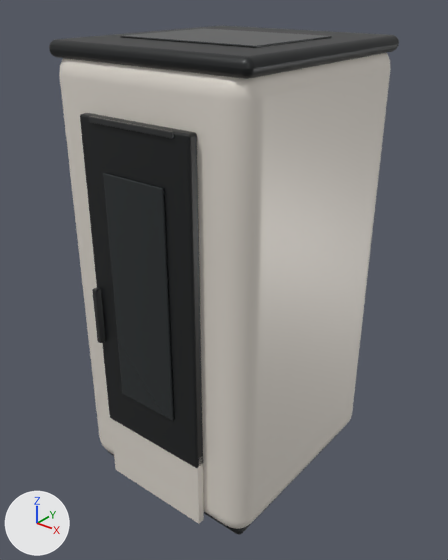
The glTF model STAIANO-3D/public/models/stoves/nordica-marina-idro-h13-avorio.glb: old version first, new version second.
Rendered twice from a camera (50 mm lens) standing at (0.924, -1.179, 1.27) and looking at (0.004, -0.029, 0.557). Every picture has the same lights, and +X, +Y and +Z are marked at lower left. The first picture is the older version. Where no turn or scale is listed for an object, it has been applied to the vertices. Vertices at exactly the same position are counted once.

Names of what the first picture shows: 'Bocchetta superiore', 'Coperchio superiore', 'Corpo arrotondato', 'Fessura aria', 'Pannello inferiore', 'Pannello porta', 'Vetro porta' and 2 more.
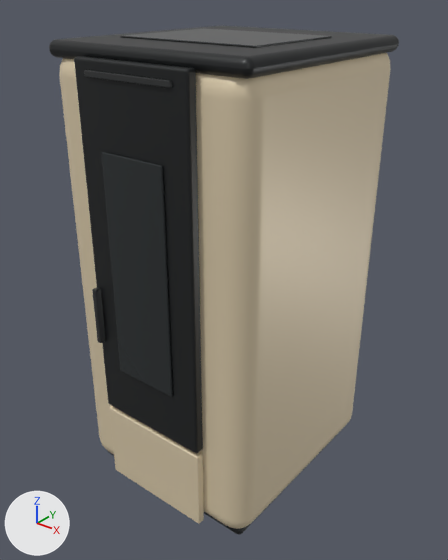
Where the change shows, as pixel boxes (x1, y1, x2, y2) in the pictures (448 x 560 px):
'Corpo arrotondato', recoloured (white to beige)
    both: (59, 53, 391, 529)
'Pannello porta', reshaped, moved (12% taller)
    before: (80, 113, 203, 468)
    after: (74, 56, 203, 453)
'Pannello inferiore', recoloured (white to beige)
    both: (110, 418, 204, 524)
'Fessura aria', moved
    before: (89, 116, 174, 139)
    after: (84, 70, 172, 88)

The change in detail:
Material 'Rivestimento nordica-dahiana-ad' (mat_rivestimento_nordica_dahiana_ad) changes colour from white #e7e1d7 to beige #e2d1b1; in linear values from (0.8, 0.75, 0.68) to (0.76, 0.64, 0.44).
me_cube_003 is used by ob_pannello_porta; location (0.0, -0.31, 0.609).
me_cube_003 had 216 vertices, 428 faces and spanned x -0.157..0.157, y -0.013..0.013, z -0.402..0.402.
me_cube_003 now has 216 vertices, 428 faces and spans x -0.157..0.157, y -0.013..0.013, z -0.437..0.437.
me_cube_003 part 1: the whole mesh is multiplied about its middle by the matrix ((1.0, 0.0, 0.0), (0.0, 1.0, 0.0), (0.0, 0.0, 1.086)).
Object 'Fessura aria' (ob_fessura_aria) moves from (0.0, -0.325, 1.005) to (0.0, -0.325, 1.097).
Object 'Pannello porta' (ob_pannello_porta) moves from (0.0, -0.31, 0.609) to (0.0, -0.31, 0.689).
